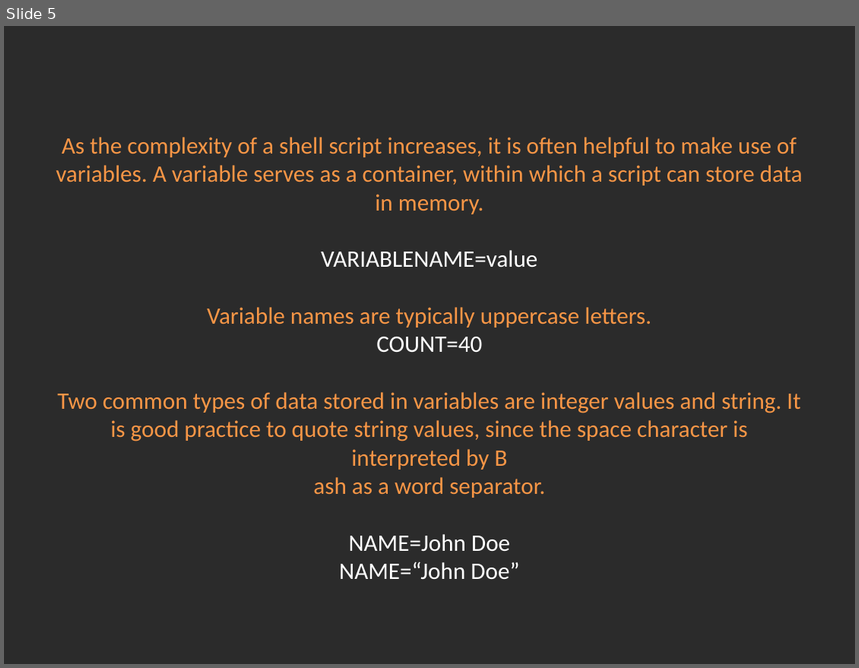
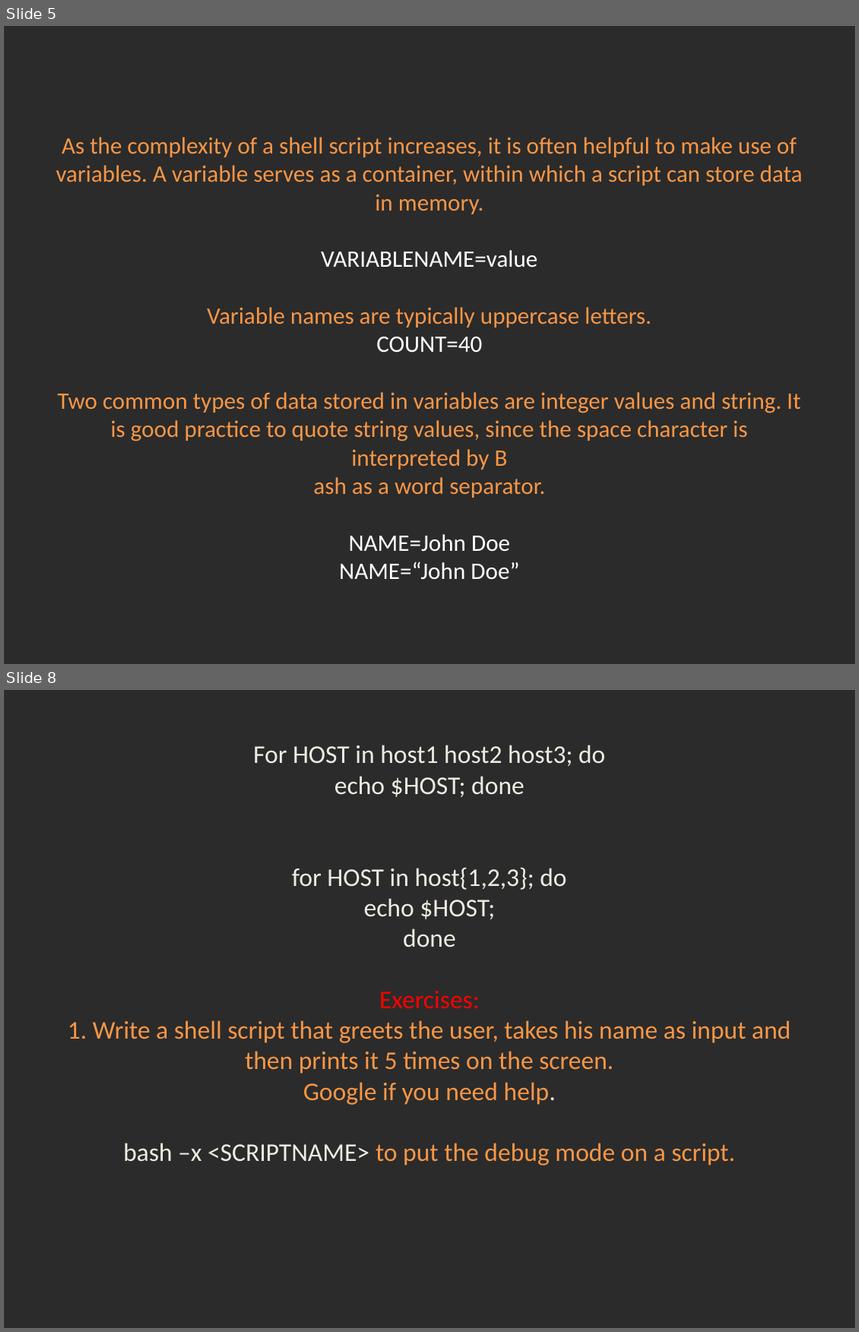
Before and after one commit to Academy-Soft-Intellect/Linux-Course, a slide deck: 15.BashScripting/15-Bash_Scripting.pptx. Shown one above the other, each under a label of ours: slide 5 before the commit, slides 5 and 8 after it; the slides between them are not shown. The pictures are 859x668 and 859x1332 pixels, drawn with LibreOffice and Linux fonts; fonts in the diff are those of the drawing; background and template pictures are left out; a plain dark background stands for a picture behind light text. Boxes give left, top, right and bottom in pixels: in the first picture for what was removed or moved away, otherwise in the second. Text is boxed around its words. In the diff, an @@ line names an element or a change of style, - is before the commit and + after.

Commit message:
Bash scripting presentation.

```diff
--- a/15.BashScripting/15-Bash_Scripting.pptx
+++ b/15.BashScripting/15-Bash_Scripting.pptx
@@ slide 8 added at (4,690,855,1328), background picture (left out) @@
@@ title added at (68,745,791,1166), 21.6 pt, text #F79646 @@
+For HOST in host1 host2 host3; do
+echo $HOST; done
+for HOST in host{1,2,3}; do
+echo $HOST;
+done
+Exercises:
+1. Write a shell script that greets the user, takes his name as input and then prints it 5 times on the screen.
+Google if you need help.
+bash –x <SCRIPTNAME> to put the debug mode on a script.
```
Also in this commit, not shown: 2 other slides added.
